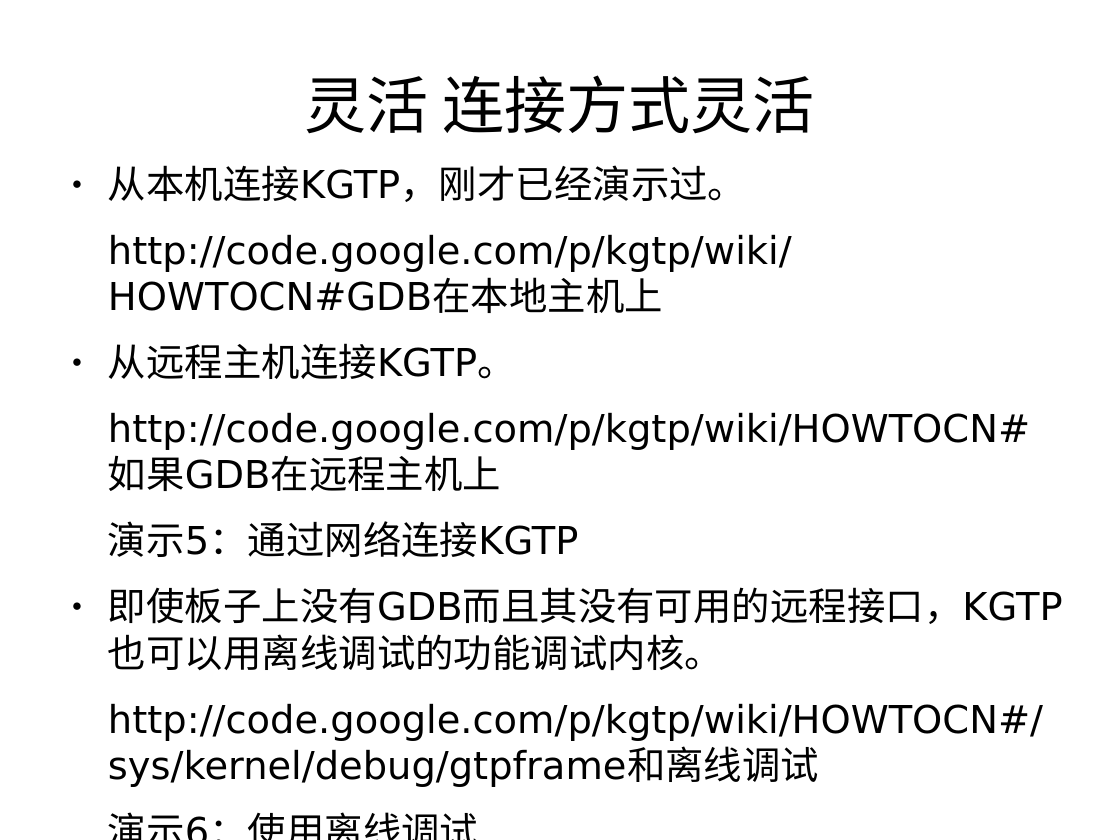
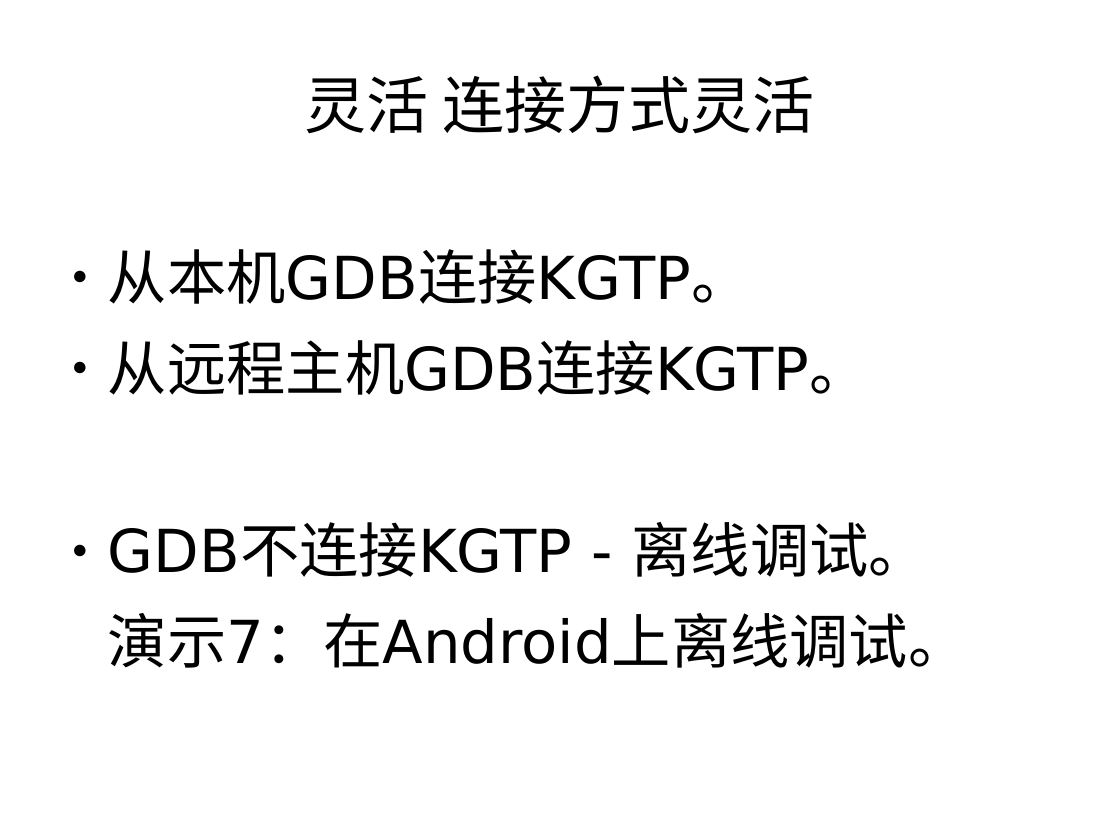
Before and after one commit to teawater/kgtp-misc, a slide deck: slide 11 of show/introduce/kgtpcn.odp (slide 9 before the commit). Drawn at 1120x840 pixels with LibreOffice and Linux fonts; fonts in the diff are those of the drawing. Boxes give left, top, right and bottom in pixels: in the first picture for what was removed or moved away, otherwise in the second. Text is boxed around its words. In the diff, an @@ line names an element or a change of style, - is before the commit and + after.

```diff
--- a/show/introduce/kgtpcn.odp
+++ b/show/introduce/kgtpcn.odp
@@ text removed at <box>108,165,1063,787</box> @@
-● 从本机连接KGTP，刚才已经演示过。
-http://code.google.com/p/kgtp/wiki/HOWTOCN#GDB在本地主机上
-● 从远程主机连接KGTP。
-http://code.google.com/p/kgtp/wiki/HOWTOCN#如果GDB在远程主机上
-演示5：通过网络连接KGTP
-● 即使板子上没有GDB而且其没有可用的远程接口，KGTP也可以用离线调试的功能调试内核。
-http://code.google.com/p/kgtp/wiki/HOWTOCN#/sys/kernel/debug/gtpframe和离线调试
-演示6：使用离线调试
@@ text added at <box>108,249,967,668</box>, 42 pt, text #000000 @@
+● 从本机GDB连接KGTP。
+● 从远程主机GDB连接KGTP。
+● GDB不连接KGTP - 离线调试。
+演示7：在Android上离线调试。
```
Also in this commit, not shown: 10 other slides changed, 8 slides added, 6 slides removed, 1 other file.
